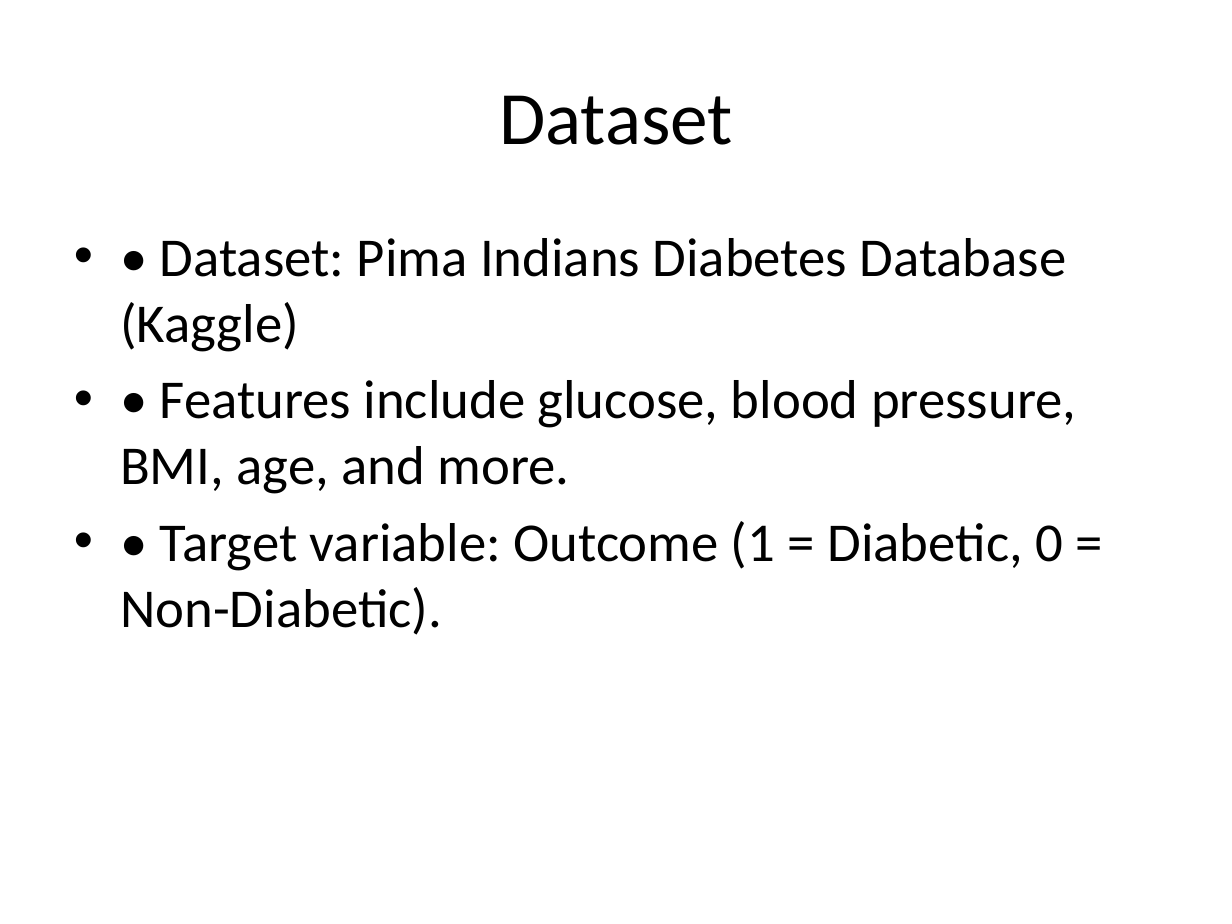
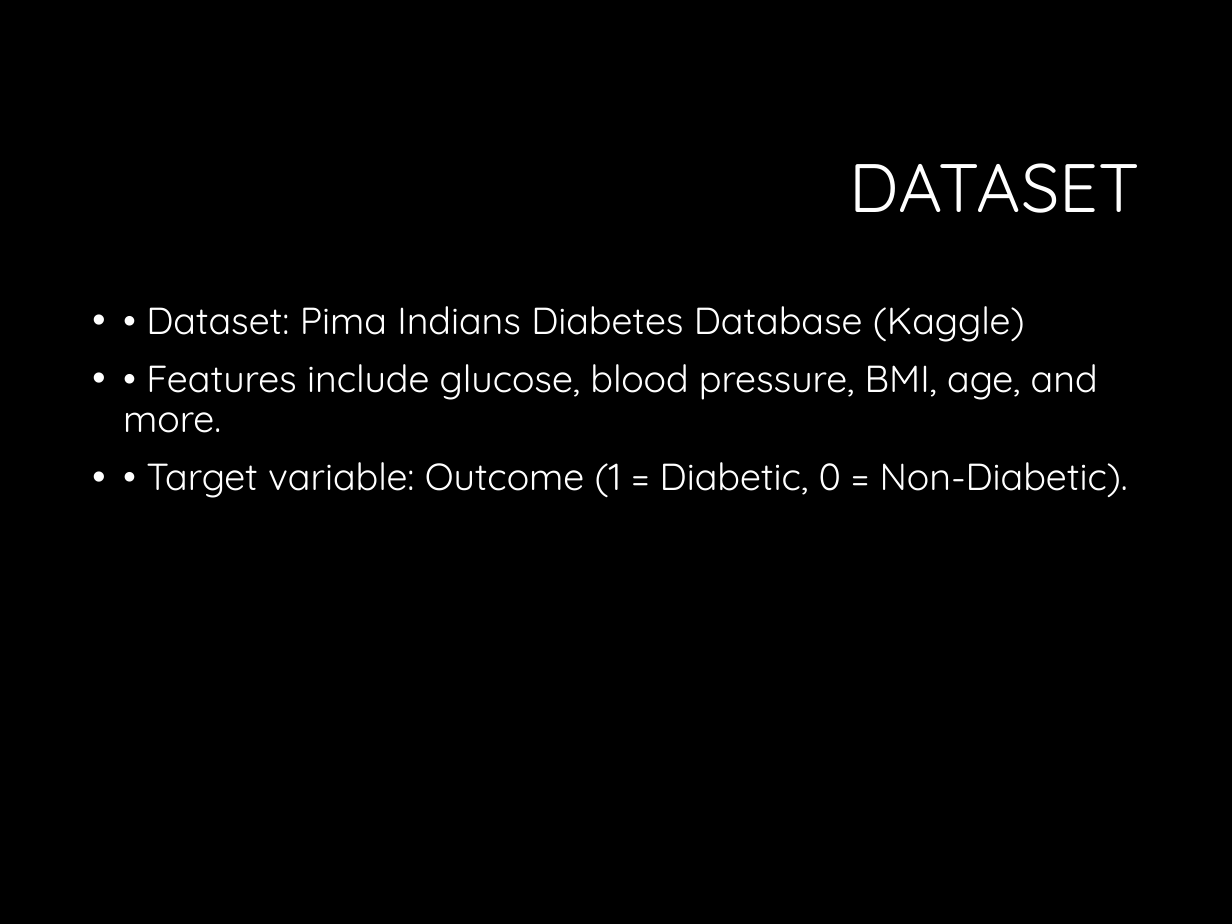
Before and after one commit to Jowekbeltan/AI-MACHINE-LEARNING, a slide deck: slide 3 of SDG3_Diabetes_Prediction_Presentation.pptx. Drawn at 1232x924 pixels with LibreOffice and Linux fonts; fonts in the diff are those of the drawing; background and template pictures are left out. Boxes give left, top, right and bottom in pixels: in the first picture for what was removed or moved away, otherwise in the second. Text is boxed around its words. In the diff, an @@ line names an element or a change of style, - is before the commit and + after.

```diff
--- a/SDG3_Diabetes_Prediction_Presentation.pptx
+++ b/SDG3_Diabetes_Prediction_Presentation.pptx
@@ background #FFFFFF to #000000 @@
@@ title at [849,163,1139,213]: text changed; size 44 to 40 pt; font Calibri to Quicksand; text colour #000000 to #FFFFFF @@
-Dataset
+DATASET
@@ text "• Dataset: Pima Indians Diabetes ...": place and size @@
-text "• Dataset: Pima Indians Diabetes ..." at [120,238,1076,635]
+text "• Dataset: Pima Indians Diabetes ..." at [123,306,1128,498]
@@ text "• Dataset: Pima Indians Diabetes ..." at [123,306,1128,498]: size 32 to 22 pt, font Calibri to Quicksand, text colour #000000 to #FFFFFF; indent changed; line spacing 1 to 0.9; more space between paragraphs @@
```
Also in this commit, not shown: 6 other slides changed.
